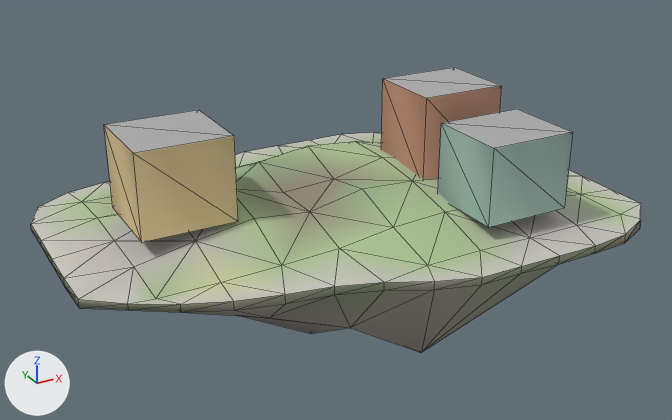
The glTF model godot_project/remake/sky/islands/SKY-084.lod1.glb, before and after one commit.
One viewpoint serves both versions: a camera (50 mm lens) standing at (-89.4, -159.1, 78.2) and looking at (-1.9, -0.1, -1.3). Every picture has the same lights, and +X, +Y and +Z are marked at lower left. The older version comes first. Mesh edges are drawn as thin lines. Vertices at exactly the same position are counted once.

In view in the first picture: 'buildings', 'deck', 'rock'.
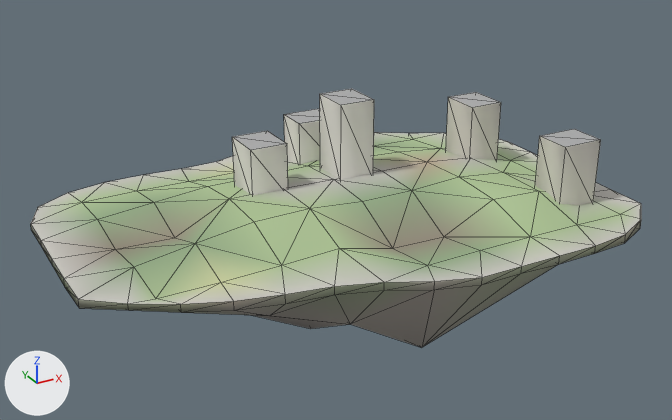
Where the change shows, as pixel boxes (x1, y1, x2, y2) in the pictures (672 x 420 px; the box of a moved part takes in the faces that stretch with it):
```json
{"object": "deck", "change": "reshaped, recoloured", "before": [31, 132, 641, 304], "after": [31, 132, 641, 304]}
{"object": "buildings", "change": "reshaped", "before": [104, 67, 573, 242], "after": [232, 89, 601, 205], "on screen": "21% narrower, 34% shorter"}
{"part": 1, "of": "me_deck", "change": "moved or reshaped", "before": [40, 132, 627, 291], "after": [40, 133, 627, 291]}
{"part": 2, "of": "me_deck", "change": "recoloured", "before": [90, 146, 480, 265], "after": [89, 139, 480, 265]}
{"part": 3, "of": "me_deck", "change": "edited", "before": [31, 182, 641, 304], "after": [31, 182, 641, 304], "on screen": "looks the same"}
{"part": 4, "of": "me_deck", "change": "recoloured", "before": [59, 132, 615, 293], "after": [59, 148, 615, 293]}
{"part": 5, "of": "me_deck", "change": "edited", "before": [65, 222, 596, 282], "after": [65, 222, 596, 282], "on screen": "looks the same"}
{"part": 6, "of": "me_deck", "change": "recoloured", "before": [67, 133, 615, 292], "after": [67, 133, 615, 292]}
{"part": 7, "of": "me_buildings", "change": "moved or reshaped", "before": [381, 67, 502, 180], "after": [320, 89, 374, 179]}
{"part": 8, "of": "me_buildings", "change": "moved or reshaped", "before": [104, 110, 238, 242], "after": [232, 131, 288, 195]}
{"part": 9, "of": "me_buildings", "change": "moved or reshaped", "before": [438, 109, 573, 228], "after": [535, 129, 601, 205]}
{"part": 10, "of": "me_buildings", "change": "added", "after": [446, 92, 501, 160]}
{"part": 11, "of": "me_buildings", "change": "added", "after": [284, 109, 320, 164]}
```

Scene script edits in JSON lines:
```json
{"block": "me_deck", "where": "# used by ob_deck; location = (0.0, 0.0, 0.0)"}
{"op": "remove", "block": "me_deck", "code": "me_deck.from_pydata(...)  # 88 vertices, 135 faces; spans x -60.7..55.1, y -41.6..39.1, z 0.0..8.2"}
{"op": "add", "block": "me_deck", "code": "me_deck.from_pydata(...)  # 88 vertices, 135 faces; spans x -60.7..55.1, y -41.6..39.1, z -1.9..4.9"}
{"block": "me_deck", "change": "me_deck part 1: 34 of 88 vertices moved; they spanned x -48.7..47.3, y -32.9..27.1, z 0.0..8.2 and now span x -48.7..47.3, y -32.9..27.1, z -1.9..4.9; mean shift (0.0, 0.0, -1.4); largest move (-36.7, 3.1, 5.6) -> (-36.7, 3.1, -1.1)"}
{"block": "me_deck", "change": "me_deck part 2: 35 faces centred in x -44.7..31.3, y -28.9..23.1, z 0.5..6.7 are repainted in the vertex colours; the middle colour goes from greyish green #96ad86 to greyish green #aabf92"}
{"block": "me_deck", "change": "me_deck part 3: 20 faces centred in x -56.7..52.5, y -38.7..35.1, z 0.0..1.1 are repainted in the vertex colours; the middle colour goes from greyish green #aec295 to beige #c1c09f"}
{"block": "me_deck", "change": "me_deck part 4: 13 faces centred in x -56.6..43.3, y -35.8..34.2, z 0.0..4.3 are repainted in the vertex colours; the middle colour goes from light grey #c0c1b9 to greyish green #adc093"}
{"block": "me_deck", "change": "me_deck part 5: 14 faces centred in x -52.7..31.3, y -35.8..7.1, z 0.1..5.3 are repainted in the vertex colours; the middle colour goes from light grey #c4c0bb to greyish green #adc494"}
{"block": "me_deck", "change": "me_deck part 6: 22 faces centred in x -52.7..43.3, y -35.8..31.1, z 0.0..7.6 are repainted in the vertex colours; the middle colour goes from greyish green #b0c097 to greyish green #97ac87"}
{"block": "me_buildings", "where": "# used by ob_buildings; location = (0.0, 0.0, 0.0)"}
{"op": "remove", "block": "me_buildings", "code": "me_buildings.from_pydata(...)  # 24 vertices, 30 faces; spans x -46.8..33.2, y -31.3..9.2, z 3.7..23.3"}
{"op": "add", "block": "me_buildings", "code": "me_buildings.from_pydata(...)  # 40 vertices, 50 faces; spans x -19.9..46.6, y -25.5..27.5, z -0.5..20.8"}
{"block": "me_buildings", "change": "me_buildings part 7: the loose piece of 8 vertices spanning x 14.2..33.2, y -8.8..8.2, z 3.9..23.3 is scaled about its middle by (0.421, 0.559, 0.918), then moved by (-19.0, 7.4, -1.7)"}
{"block": "me_buildings", "change": "me_buildings part 8: the loose piece of 8 vertices spanning x -46.8..-27.8, y -8.8..9.2, z 5.1..22.3 is scaled about its middle by (0.421, 0.528, 0.665), then moved by (21.5, 6.9, -4.9)"}
{"block": "me_buildings", "change": "me_buildings part 9: the loose piece of 8 vertices spanning x 14.2..33.2, y -31.3..-14.3, z 3.7..19.7 is scaled about its middle by (0.5, 0.471, 0.91), then moved by (18.2, 1.3, -4.9)"}
{"block": "me_buildings", "change": "me_buildings part 10: the loose piece of 8 vertices spanning x 14.2..33.2, y -8.8..8.2, z 3.9..23.3 is copied, and the copy is scaled about its middle by (0.421, 0.559, 0.753), then moved by (14.9, 7.4, -5.7); it spans x 34.5..42.5, y 2.4..11.9, z 0.6..15.2"}
{"block": "me_buildings", "change": "me_buildings part 11: the loose piece of 8 vertices spanning x 14.2..33.2, y -8.8..8.2, z 3.9..23.3 is copied, and the copy is scaled about its middle by (0.5, 0.471, 0.588), then moved by (-19.4, 23.8, -7.3); it spans x -0.5..9.0, y 19.5..27.5, z 0.6..12.0"}
```
